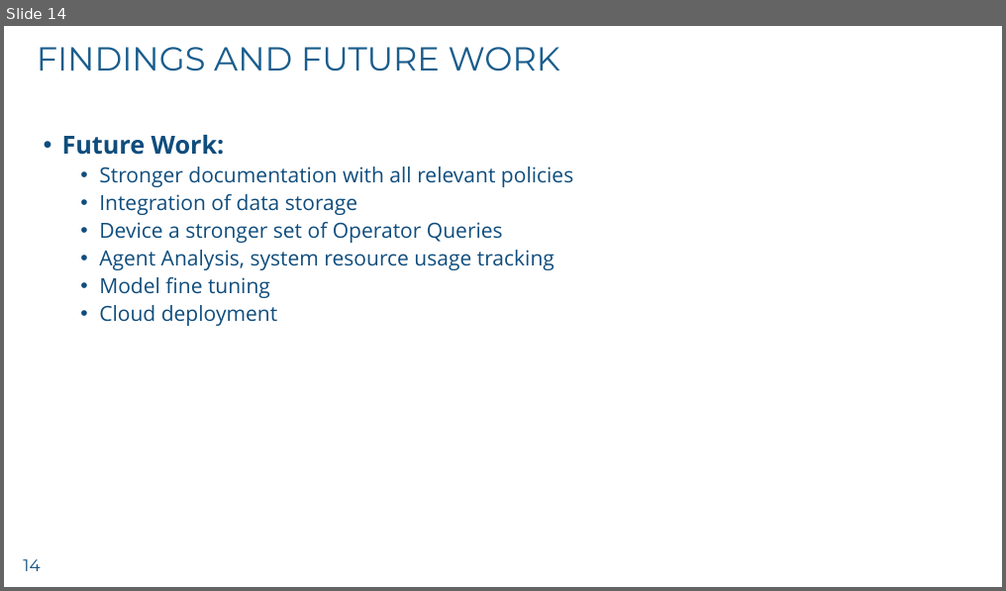
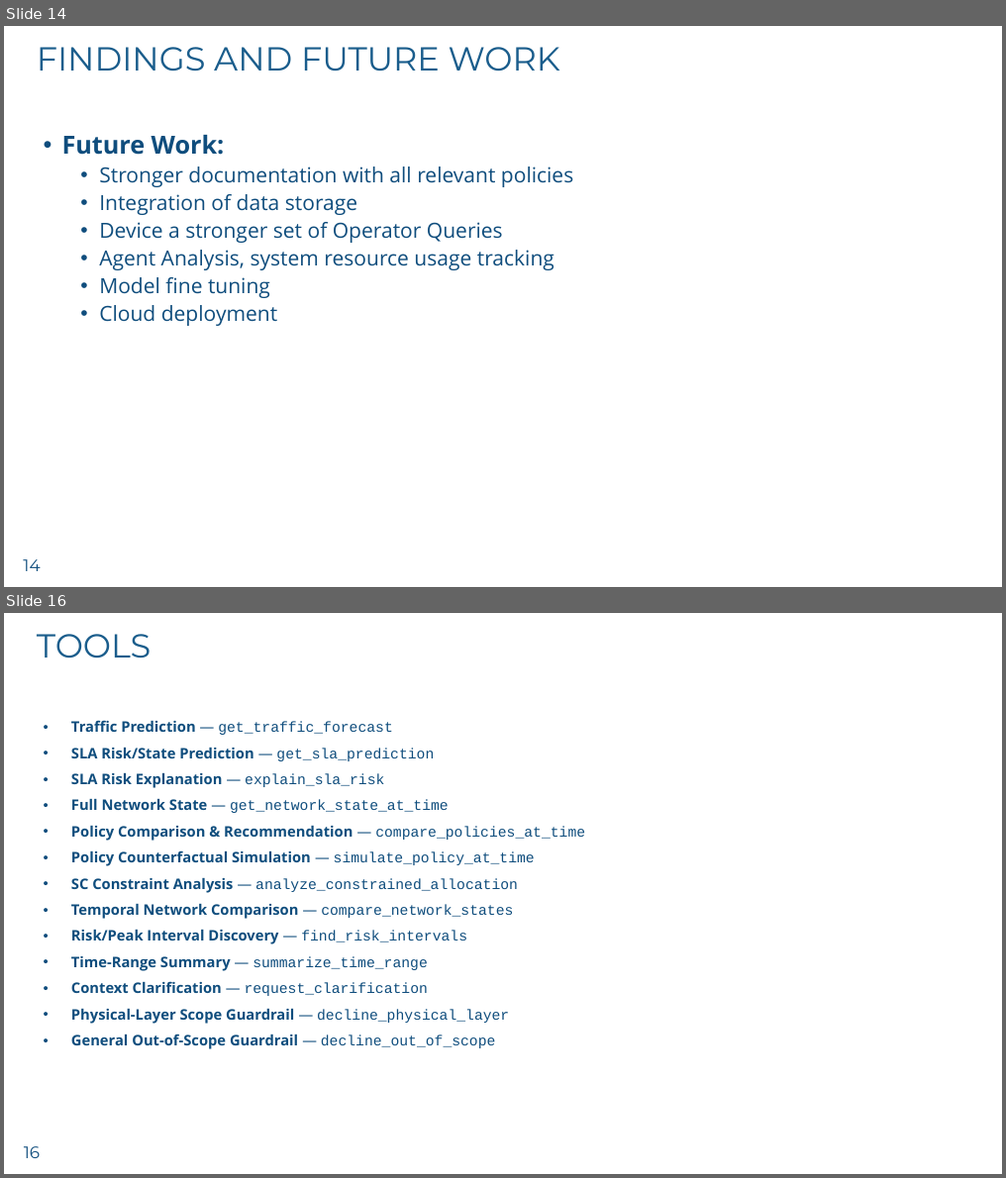
Before and after one commit to imranchy/nof-26-multi-agentic-demo, a slide deck: Imran_NoF_26.pptx. Shown one above the other, each under a label of ours: slide 14 before the commit, slides 14 and 16 after it; the slides between them are not shown. The pictures are 1006x591 and 1006x1178 pixels, drawn with LibreOffice and Linux fonts; fonts in the diff are those of the drawing; background and template pictures are left out. Boxes give left, top, right and bottom in pixels: in the first picture for what was removed or moved away, otherwise in the second. Text is boxed around its words. In the diff, an @@ line names an element or a change of style, - is before the commit and + after.

Commit message:
Updated the slides and the UI

```diff
--- a/Imran_NoF_26.pptx
+++ b/Imran_NoF_26.pptx
@@ slide 16 added at <box>4,613,1002,1174</box>, background #FFFFFF; not listed: 1 template element that a slide beside it also shows @@
@@ title added at <box>37,634,152,659</box>, 32 pt, text #1A5D8C @@
+TOOLS
@@ text added at <box>71,720,585,1050</box>, 14 pt, text #0F4D7D, bold @@
+• Traffic Prediction — get_traffic_forecast
+• SLA Risk/State Prediction — get_sla_prediction
+• SLA Risk Explanation — explain_sla_risk
+• Full Network State — get_network_state_at_time
+• Policy Comparison & Recommendation — compare_policies_at_time
+• Policy Counterfactual Simulation — simulate_policy_at_time
+• SC Constraint Analysis — analyze_constrained_allocation
+• Temporal Network Comparison — compare_network_states
+• Risk/Peak Interval Discovery — find_risk_intervals
+• Time-Range Summary — summarize_time_range
+• Context Clarification — request_clarification
+• Physical-Layer Scope Guardrail — decline_physical_layer
+• General Out-of-Scope Guardrail — decline_out_of_scope
```
Also in this commit, not shown: 3 other slides added, 1 other file.
